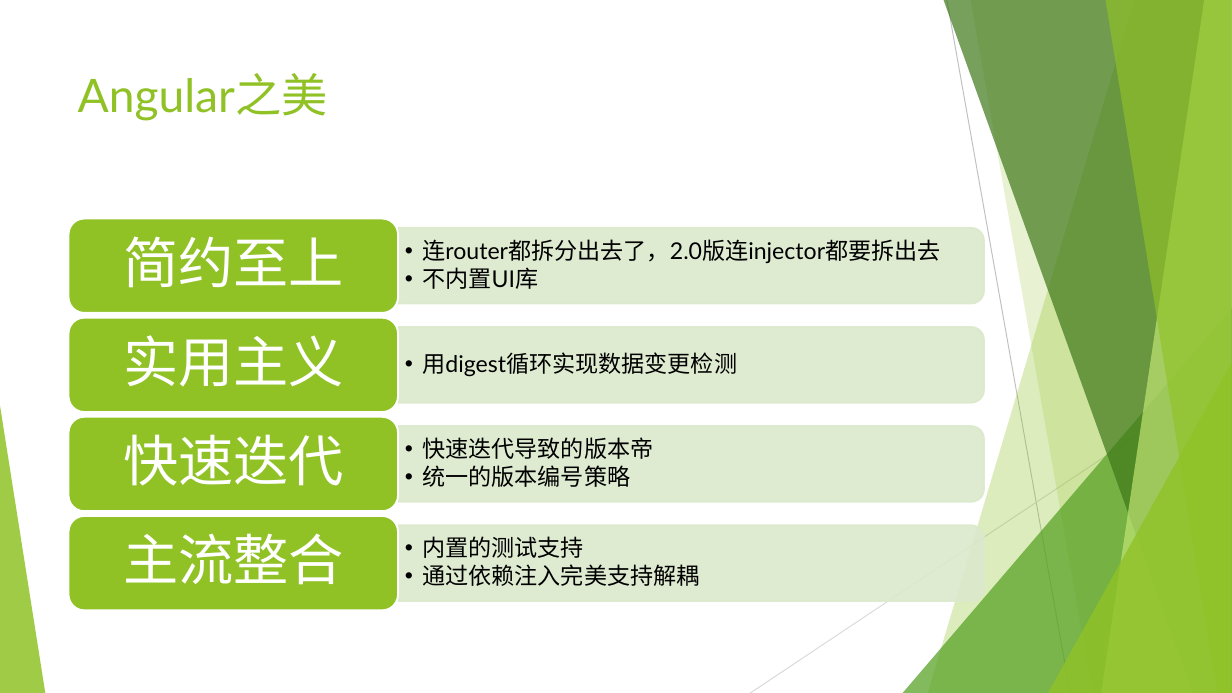
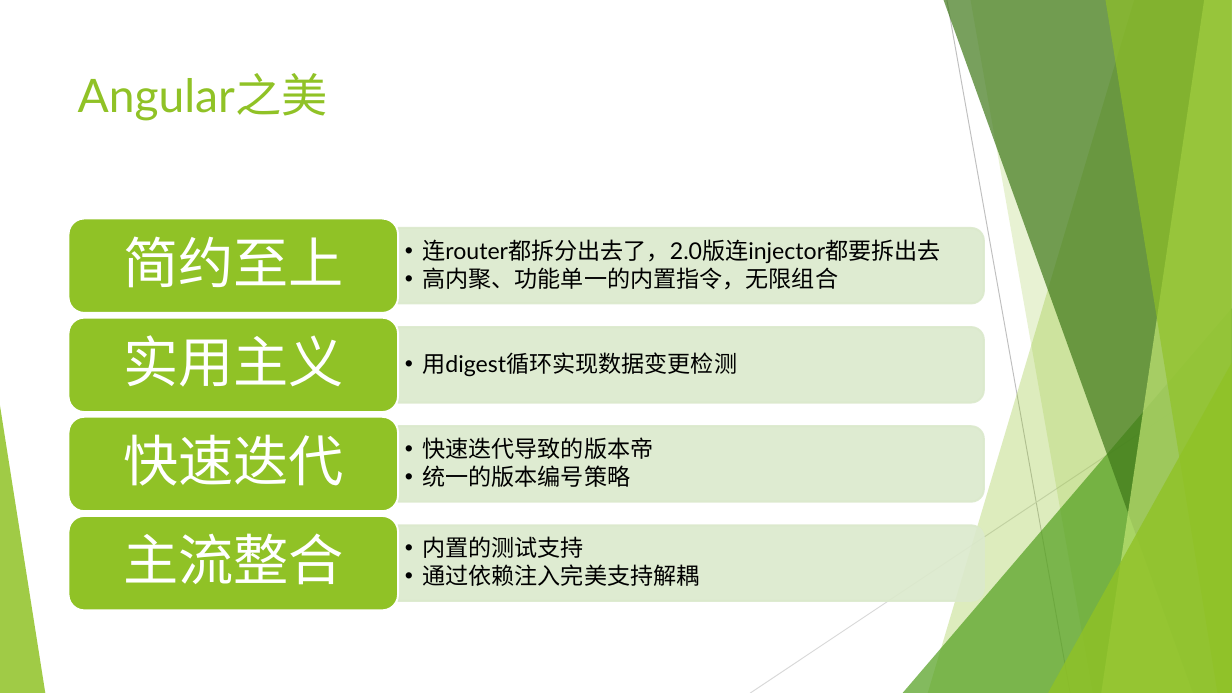
Before and after one commit to jingyanjiaoliu/others, a slide deck: slide 11 of Angular框架详解.pptx. Drawn at 1232x693 pixels with LibreOffice and Linux fonts; fonts in the diff are those of the drawing. Boxes give left, top, right and bottom in pixels: in the first picture for what was removed or moved away, otherwise in the second. Text is boxed around its words. In the diff, an @@ line names an element or a change of style, - is before the commit and + after.

```diff
--- a/Angular框架详解.pptx
+++ b/Angular框架详解.pptx
@@ text at <box>422,267,838,290</box>: text changed @@
-  •• 不内置UI库
+  •• 高内聚、功能单一的内置指令，无限组合
```
Also in this commit, not shown: 4 other slides changed, 2 other files.
